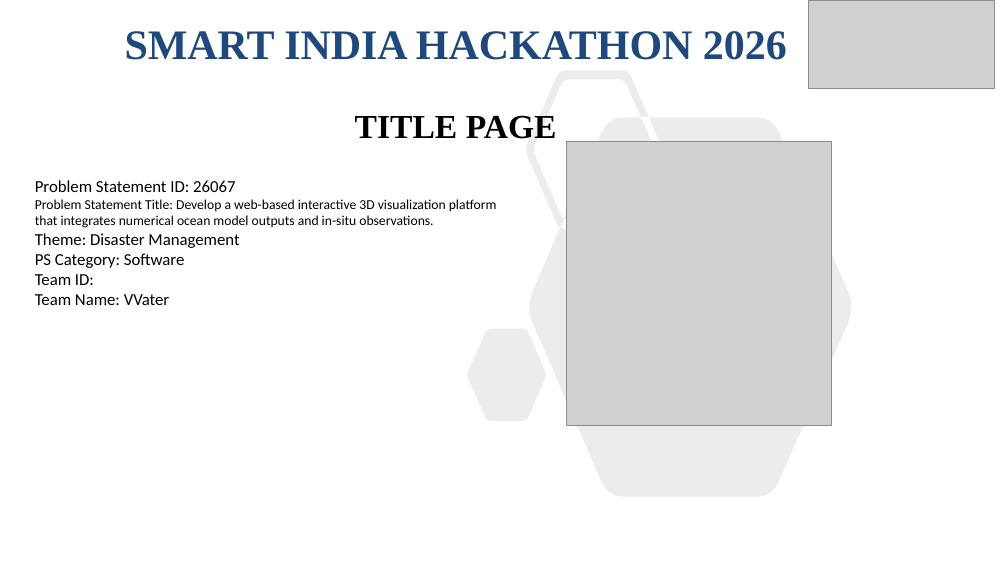
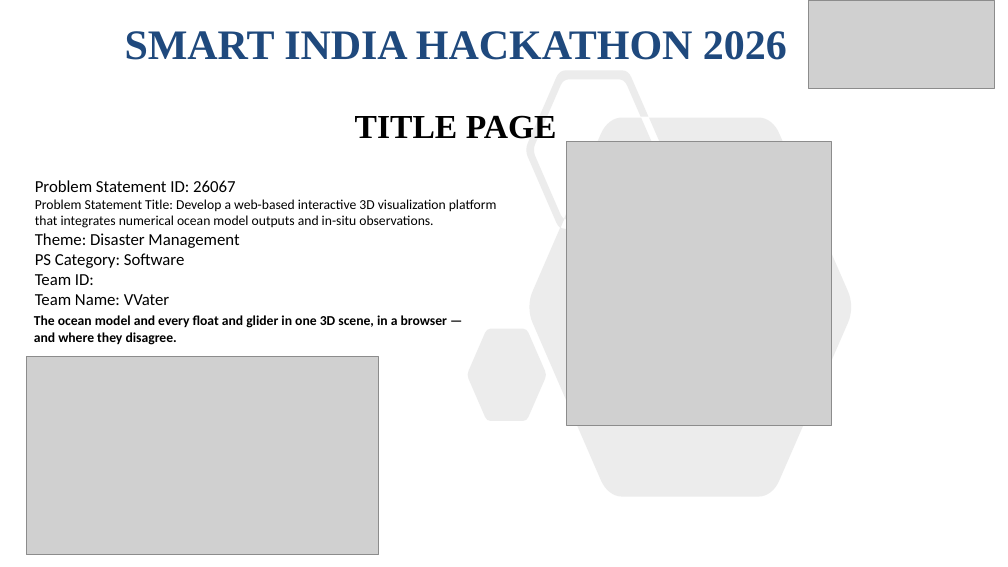
Before and after one commit to Kukyos/VVater, a slide deck: slide 1 of submission/sih/final/VVater-SIH2026.pptx. Drawn at 1008x567 pixels with LibreOffice and Linux fonts; fonts in the diff are those of the drawing; grey boxes stand for pictures. Boxes give left, top, right and bottom in pixels: in the first picture for what was removed or moved away, otherwise in the second. Text is boxed around its words. In the diff, an @@ line names an element or a change of style, - is before the commit and + after.

```diff
--- a/submission/sih/final/VVater-SIH2026.pptx
+++ b/submission/sih/final/VVater-SIH2026.pptx
@@ text added at box(34, 315, 447, 345), 13 pt, text #000000, bold @@
+The ocean model and every float and glider in one 3D scene, in a browser — and where they disagree.
@@ picture added at box(26, 357, 379, 555) @@
```
Also in this commit, not shown: 8 other files.
